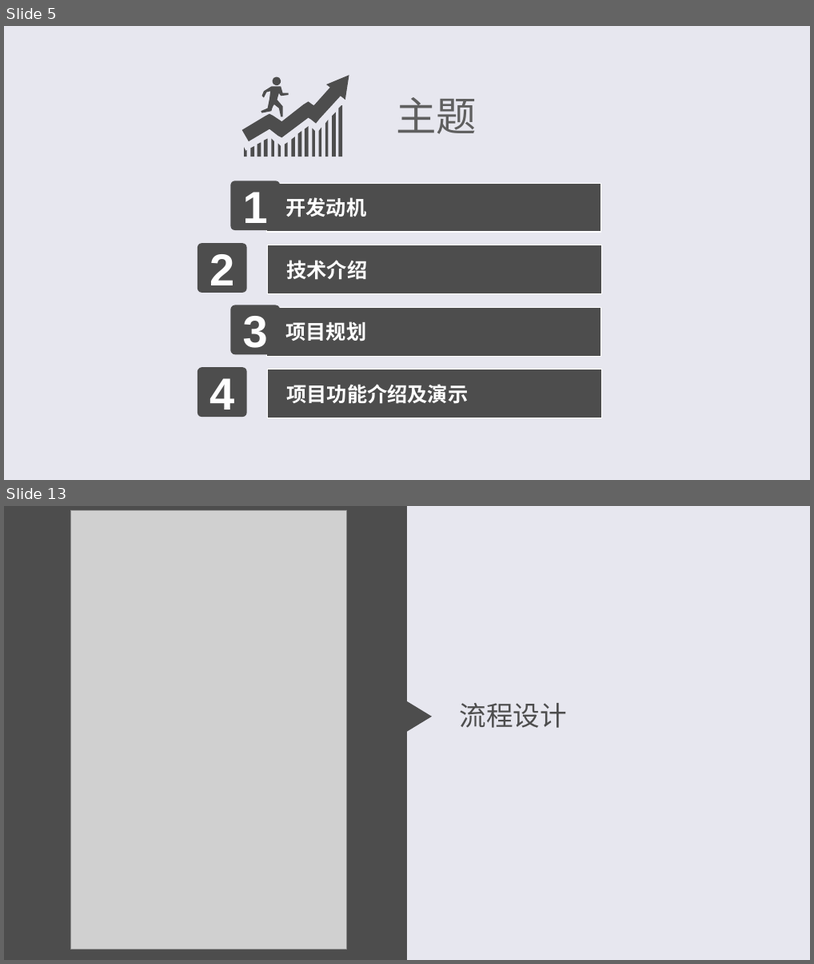
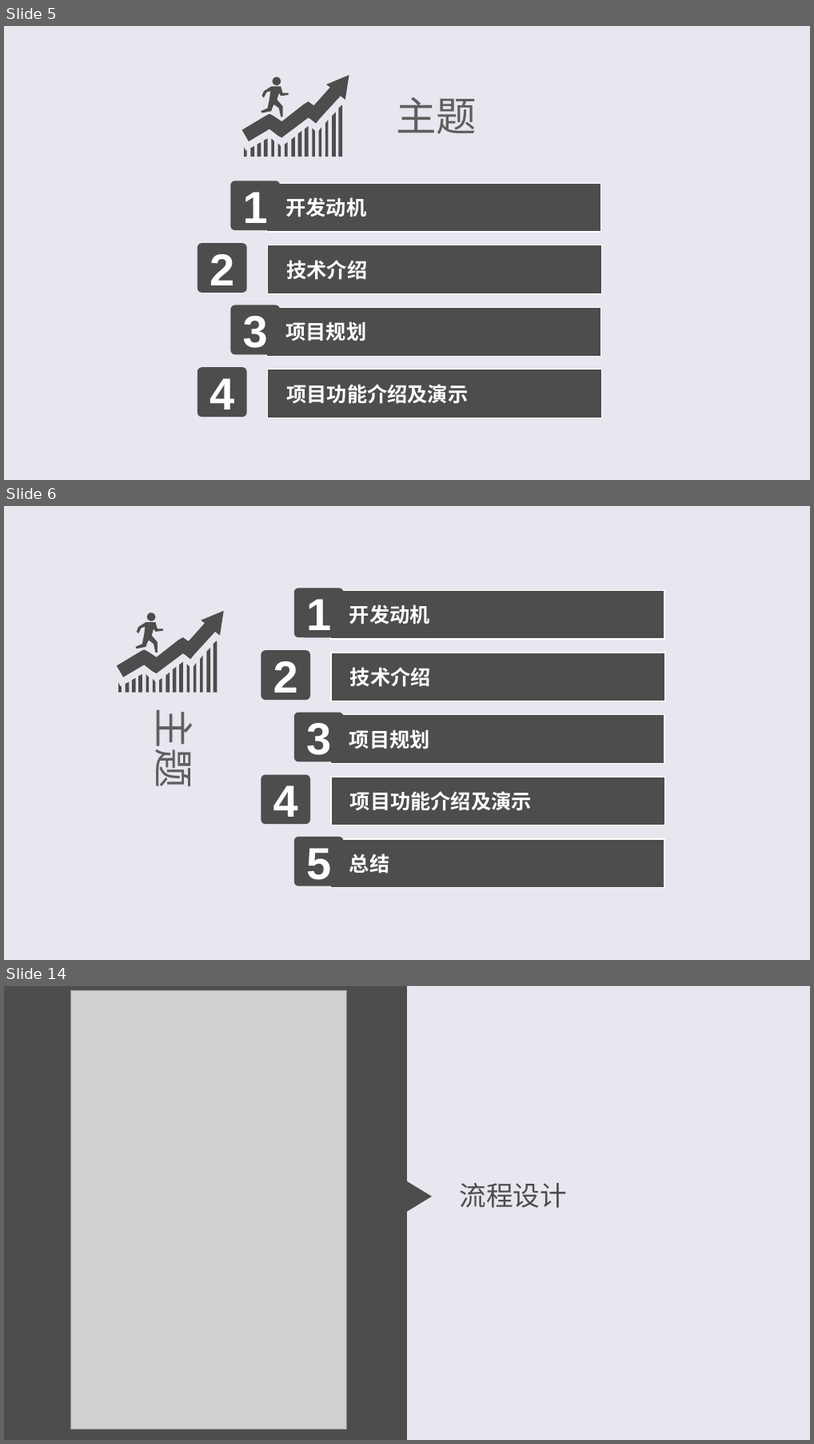
Before and after one commit to bytrix/report, a slide deck: 答辩.ppt. Shown one above the other, each under a label of ours: slides 5 and 13 before the commit, slides 5, 6 and 14 after it; the slides between them are not shown. The pictures are 814x964 and 814x1444 pixels, drawn with LibreOffice and Linux fonts; fonts in the diff are those of the drawing; grey boxes stand for pictures. Boxes give left, top, right and bottom in pixels: in the first picture for what was removed or moved away, otherwise in the second. Text is boxed around its words. In the diff, an @@ line names an element or a change of style, - is before the commit and + after.

```diff
--- a/答辩.ppt
+++ b/答辩.ppt
@@ slide 6 added at bbox=[4, 506, 810, 960], background #E7E7EF @@
@@ freeform shape added at bbox=[294, 588, 343, 637], fill #4D4D4D, 40 pt, text #FEFEFE, bold @@
+1
@@ rectangle added at bbox=[330, 591, 666, 639], fill #4D4D4D, outline #FFFFFF 0.99 pt, 18 pt, text #FEFEFE, bold @@
+开发动机
@@ freeform shape added at bbox=[117, 611, 224, 692], fill #4D4D4D @@
@@ freeform shape added at bbox=[262, 650, 310, 700], fill #4D4D4D, 40 pt, text #FEFEFE, bold @@
+2
@@ rectangle added at bbox=[331, 652, 666, 700], fill #4D4D4D, outline #FFFFFF 0.99 pt, 18 pt, text #FEFEFE, bold @@
+技术介绍
@@ text added at bbox=[147, 716, 206, 786], 36 pt, text #5F5F5F @@
+主题
@@ freeform shape added at bbox=[294, 712, 343, 762], fill #4D4D4D, 40 pt, text #FEFEFE, bold @@
+3
@@ rectangle added at bbox=[330, 715, 666, 764], fill #4D4D4D, outline #FFFFFF 0.99 pt, 18 pt, text #FEFEFE, bold @@
+项目规划
@@ rounded rectangle added at bbox=[262, 775, 310, 824], fill #4D4D4D, 40 pt, text #FEFEFE, bold @@
+4
@@ rectangle added at bbox=[331, 776, 666, 824], fill #4D4D4D, outline #FFFFFF 0.99 pt, 18 pt, text #FEFEFE, bold @@
+项目功能介绍及演示
@@ rounded rectangle added at bbox=[294, 836, 343, 886], fill #4D4D4D, 40 pt, text #FEFEFE, bold @@
+5
@@ rectangle added at bbox=[330, 839, 666, 888], fill #4D4D4D, outline #FFFFFF 0.99 pt, 18 pt, text #FEFEFE, bold @@
+总结
@@ what was slide 13 is now slide 14 @@
```
Also in this commit, not shown: 6 slides changed, 1 other slide added, 1 other file.
